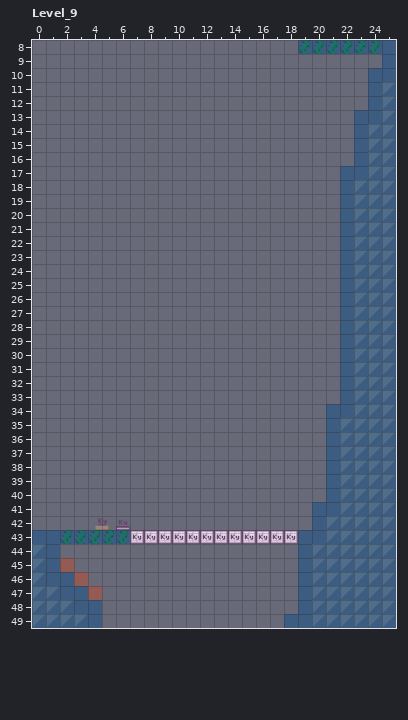
LDtk project, stored at assets/data/tilestest2.ldtk. That is the earlier state.
Cells are 60x60 px. Shown: Level_9 x 0..25, y 8..49. The commit also changed other parts of the map, which this record leaves out.
And afterwards:
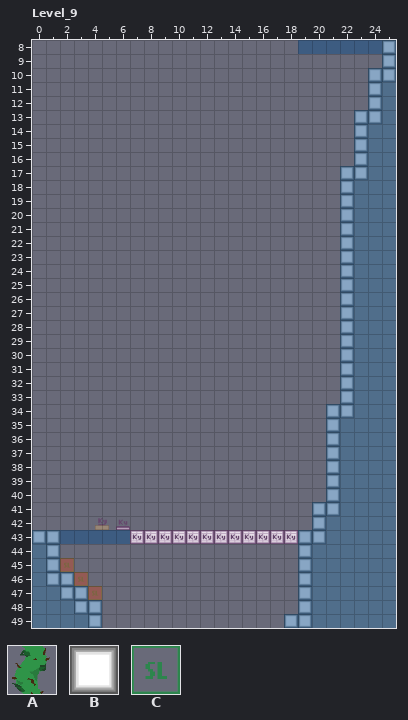
Key: from "Tilestest": A 9; from "Tilestest2": B 0, C 10.
_ is an empty cell.
Difference:
Layer "Tiles":
y 8: x 19..25 AAAAAA_ -> ______B
y 9: x 25 _ -> B
y 10: x 24..25 __ -> BB
y 11..12: x 24 _ -> B
y 13: x 23..24 __ -> BB
y 14..16: x 23 _ -> B
y 17: x 22..23 __ -> BB
y 18..33: x 22 _ -> B
y 34: x 21..22 __ -> BB
y 35..40: x 21 _ -> B
y 41: x 20..21 __ -> BB
y 42: x 20 _ -> B
y 43: x 0..6 __AAAAA -> BB_____; x 19..20 __ -> BB
y 44: x 1 _ -> B; x 19 _ -> B
y 45: x 1..2 __ -> BC; x 19 _ -> B
y 46: x 1..3 ___ -> BBC; x 19 _ -> B
y 47: x 2..4 ___ -> BBC; x 19 _ -> B
y 48: x 3..4 __ -> BB; x 19 _ -> B
y 49: x 4 _ -> B; x 18..19 __ -> BB
Where, in picture pixels (left, top, right, bottom), the same in both pictures:
changed: (284, 40, 396, 628)
changed: (32, 530, 128, 628)
